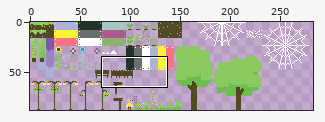
A sprite sheet gets an edit: my assets/sprites/tileset-dirt.png. The picture above shows the old version from afar; the outline marks the close-up.
Close-up. Old version:
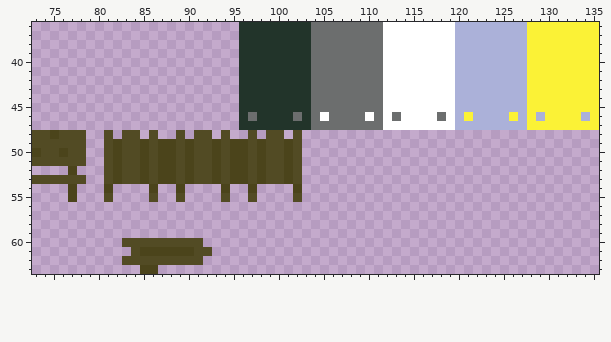
The file is 296x88 pixels. Shown: x 73..135, y 36..63. The wide view leaves out empty margins.
The result:
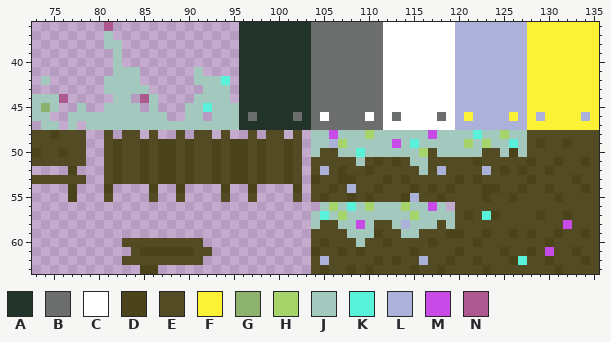
Palette (. is transparent): A #22342a  B #6c6e6e  C #ffffff  D #4b441b  E #524b24  F #fbf236  G #8db16f  H #a6d36a  J #a3c9bf  K #58f2db  L #abb1d9  M #c94be7  N #ad598f
Change:
Changed rows in their new state; - is an unchanged pixel.
first column x 73:
36 --------N------------------------------------------------------
37 --------J------------------------------------------------------
38 --------JJ-----------------------------------------------------
39 ---------J-----------------------------------------------------
40 ---------J-----------------------------------------------------
41 ---------JJJ------J--------------------------------------------
42 -J------JJJJ------JJJK-----------------------------------------
43 --------JJJJJ------JJJ-----------------------------------------
44 JJJN-----JJ-NJ----JJJJ-----------------------------------------
45 JGJ--J--JJJJ-J---JJKJJJ----------------------------------------
46 JJ--JJJJJJJJJJJ--JJ-JJJ----------------------------------------
47 -JJ-J-JJJJJJJJJJJJJJJJJ----------------------------------------
48 -------------------------------JJMJJJHJJJJJJMJJJJKJJHJJEEEEEEEE
49 -------------------------------JJLHJJJJJMJKJJJJJHJHJJKJEDEEDEEE
50 -------------------------------JEEJJKJJJJJJHEJJJJJEEJDJEEEEEEEE
51 -------------------------------EEEEEJEDEDEJJEEEEEDEEEEEDEEDEEDE
52 -------------------------------ELEDEEDEEEEEJELEEEELEDEDEEDEEEEE
53 -------------------------------DEEDDEEEDEDEEEEEDEDEEEEEDEEEEDEE
54 -------------------------------EEDELEEDEEEDEDEDEEEDDEEDEEDEEEDE
55 -------------------------------EDEEDEDEEEDLEEDEEEEDEEDEEEEDEEEE
56 --------------------------------JHJKJHJJJHJJMJ-EEEEEEEEEEEEEEEE
57 -------------------------------JKJHJJJJJJJHJJJJEDEKDEEEEDEEDEEE
58 -------------------------------JEEJJMJEEJLJJJEJEEEEEEEEEEEEMEEE
59 -------------------------------EEEEJJJDEEJJEEEDDEEDEEDEDEEDEEDE
60 -------------------------------EDEEEJEEDEEEEDEEEEDEEEEEEEDEEEEE
61 -------------------------------DEEDEDEEEEEDEEEEDEEEEDEEDEMEEDEE
62 -------------------------------ELEEEEEDEDEELEEDEEDEEEDKEEDEEEDE
63 -------------------------------EDEEDEDEEEEDEEDEEEEDEEEEEEEDEEEE
